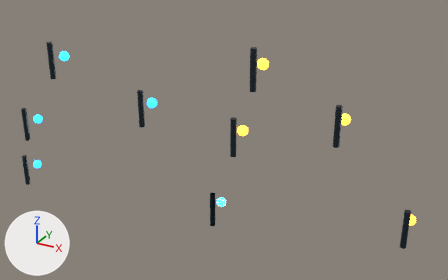
Renders of the glTF model public/aero-system/models/derived/route-beacon-kit/model.glb from each side of a commit.
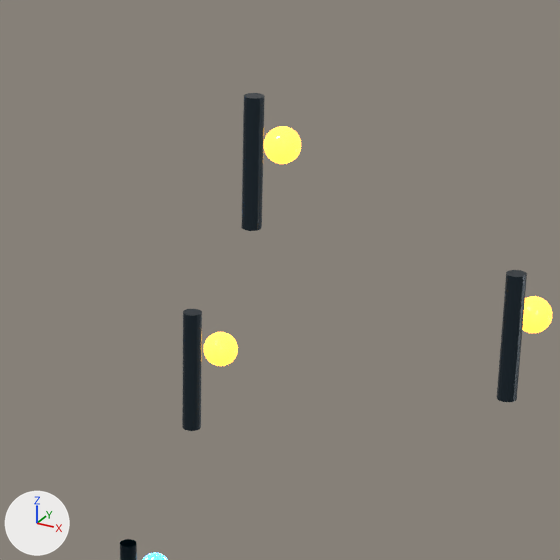
The first picture shows the older version from a 50 mm camera at (2.75, -3.09, 2.07) aimed at (0.98, 0.13, 0.46). The close-ups show the older and then the newer version on the part from 38% to 79% of the width and 6% to 71% of the height of that picture. Only the edits that show in the close-ups are written down. Every picture has the same lights, and +X, +Y and +Z are marked at lower left.

In view in the first close-up: 'AI_PM_route_orange_beacon_06', 'AI_PM_route_orange_beacon_07', 'AI_PM_route_orange_beacon_08', 'AI_PM_route_orange_pylon_06', 'AI_PM_route_orange_pylon_07', 'AI_PM_route_orange_pylon_08' and 2 more.
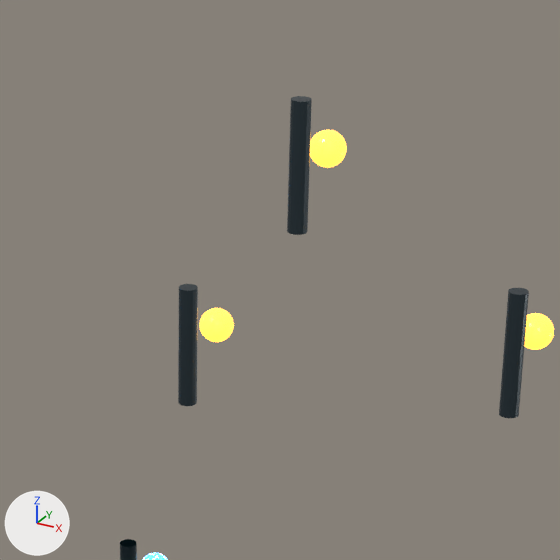
What changed in the scene script:
```text
Change ob_ai_pm_route_orange_pylon_06:
    ob_ai_pm_route_orange_pylon_06.location: (1.18, -0.12, 0.62) -> (1.16, -0.1, 0.66)
Change ob_ai_pm_route_orange_beacon_06:
    ob_ai_pm_route_orange_beacon_06.location: (1.18, 0.0, 0.62) -> (1.16, 0.02, 0.66)
Change ob_ai_pm_route_orange_pylon_07:
    ob_ai_pm_route_orange_pylon_07.location: (1.34, -0.2, 1.08) -> (1.42, -0.18, 1.08)
Change ob_ai_pm_route_orange_beacon_07:
    ob_ai_pm_route_orange_beacon_07.location: (1.34, -0.08, 1.08) -> (1.42, -0.06, 1.08)
Change ob_ai_pm_route_orange_pylon_08:
    ob_ai_pm_route_orange_pylon_08.location: (1.78, -0.04, 0.78) -> (1.78, -0.02, 0.74)
Change ob_ai_pm_route_orange_beacon_08:
    ob_ai_pm_route_orange_beacon_08.location: (1.78, 0.08, 0.78) -> (1.78, 0.1, 0.74)
```

Location of each change, (x1, y1, x2, y2) in pixels of the close-ups (560 x 560 px):
'AI_PM_route_orange_pylon_07', moved: before (241, 93, 265, 231); after (287, 96, 312, 235)
'AI_PM_route_orange_pylon_08', moved: before (497, 270, 527, 402); after (499, 288, 529, 418)
'AI_PM_route_orange_pylon_06', moved: before (182, 309, 202, 431); after (178, 284, 198, 406)
'AI_PM_route_orange_beacon_07', moved: before (264, 126, 301, 164); after (310, 130, 347, 168)
'AI_PM_route_orange_beacon_06', moved: before (203, 332, 238, 366); after (199, 308, 234, 342)
'AI_PM_route_orange_beacon_08', moved: before (522, 296, 552, 333); after (524, 313, 554, 350)
